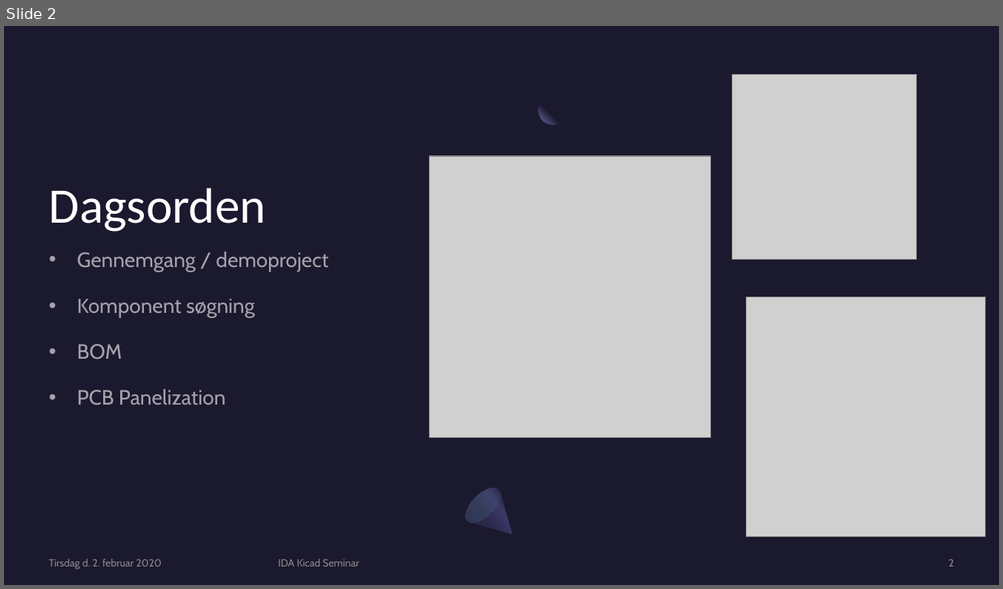
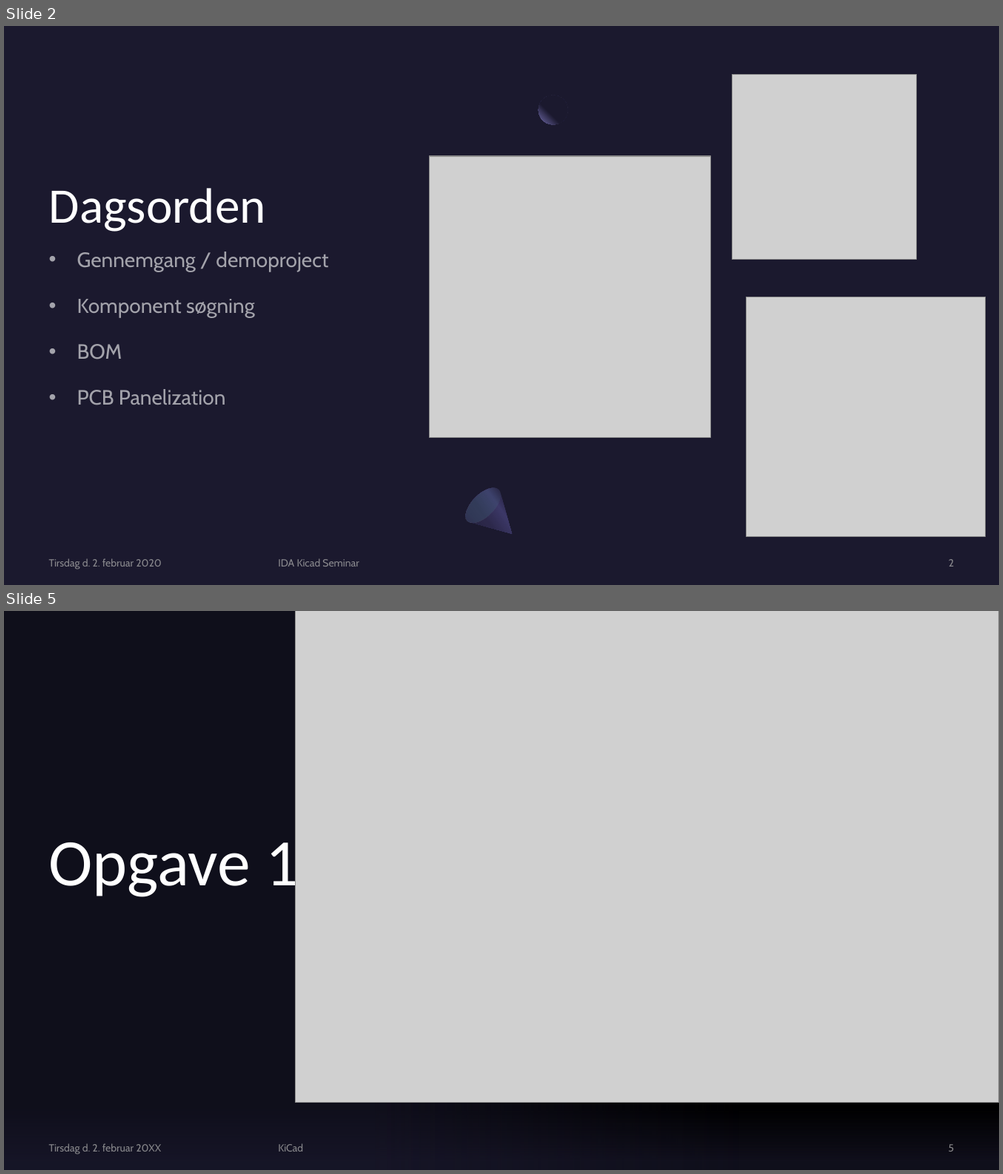
Before and after one commit to IDASeminar/KicadVsOrcad, a slide deck: Kicad 6.pptx. Shown one above the other, each under a label of ours: slide 2 before the commit, slides 2 and 5 after it; the slides between them are not shown. The pictures are 1003x589 and 1003x1174 pixels, drawn with LibreOffice and Linux fonts; fonts in the diff are those of the drawing; grey boxes stand for pictures; background and template pictures are left out. Boxes give left, top, right and bottom in pixels: in the first picture for what was removed or moved away, otherwise in the second. Text is boxed around its words. In the diff, an @@ line names an element or a change of style, - is before the commit and + after.

```diff
--- a/Kicad 6.pptx
+++ b/Kicad 6.pptx
@@ slide 5 added at <box>4,611,999,1170</box>, background picture (left out) @@
@@ rectangle added at <box>4,611,738,1170</box>, fill gradient #1B192E @@
@@ picture added at <box>295,611,999,1102</box> @@
@@ title added at <box>49,830,299,901</box>, 64 pt, text #FFFFFF @@
+Opgave 1
@@ rectangle added at <box>4,1082,999,1170</box>, fill gradient #1B192E @@
@@ text added at <box>49,1144,161,1155</box>, 10 pt, text #A6A6A6 at 80% opacity @@
+Tirsdag d. 2. februar 20XX
@@ text added at <box>278,1144,303,1152</box>, 10 pt, text #A6A6A6 at 80% opacity @@
+KiCad
@@ page number added at <box>948,1145,954,1152</box>, 10 pt, text #A6A6A6 at 80% opacity @@
+5
```
Also in this commit, not shown: 3 slides changed, 5 other slides added, 28 other files.
